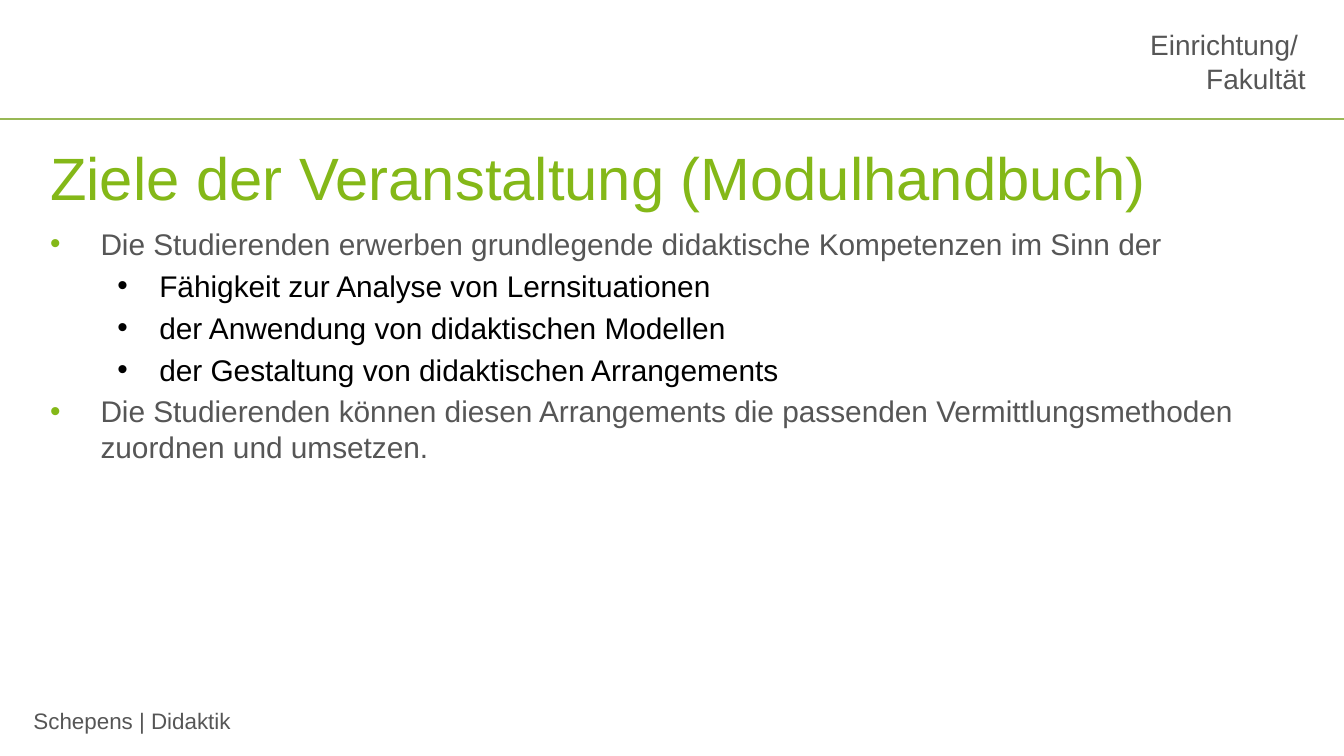
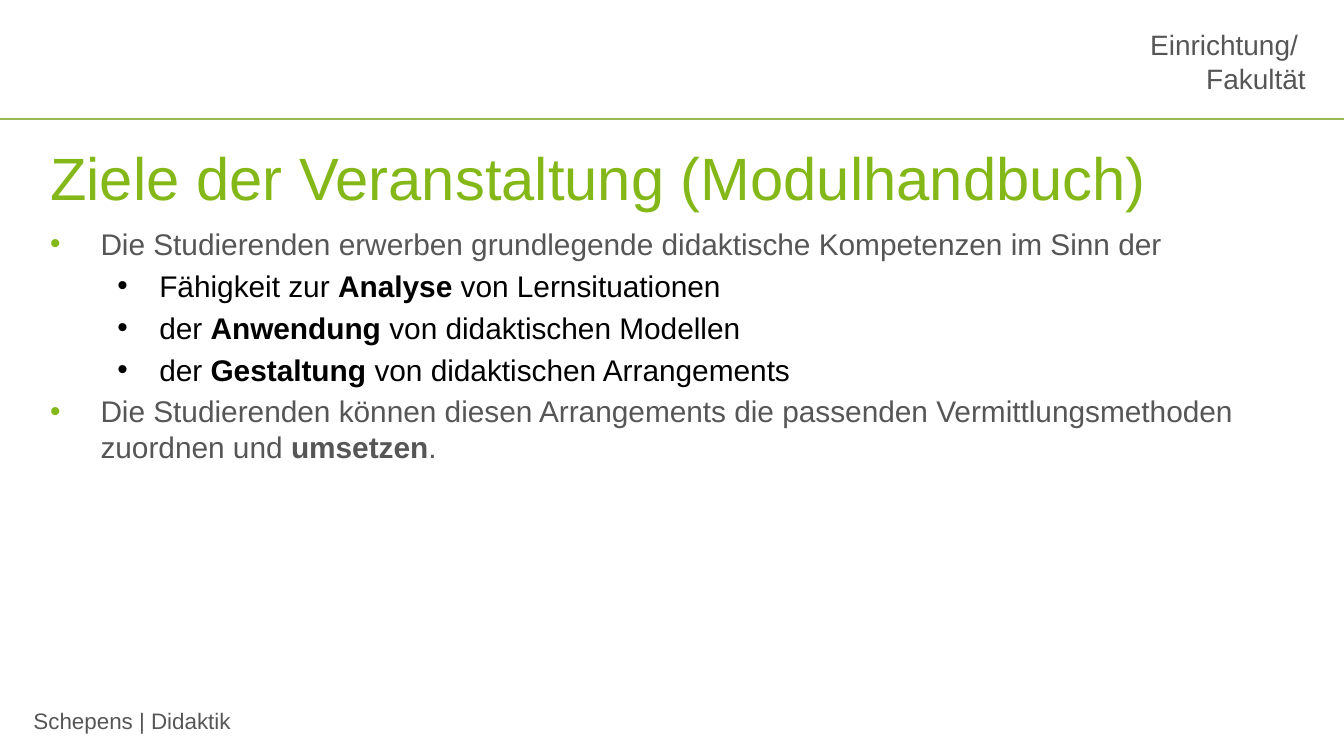
Before and after one commit to jobschepens/didakt22, a slide deck: slide 6 of folien/week1.pptx. Drawn at 1344x756 pixels with LibreOffice and Linux fonts; fonts in the diff are those of the drawing; background and template pictures are left out. Boxes give left, top, right and bottom in pixels: in the first picture for what was removed or moved away, otherwise in the second. Text is boxed around its words. In the diff, an @@ line names an element or a change of style, - is before the commit and + after.

```diff
--- a/folien/week1.pptx
+++ b/folien/week1.pptx
@@ text at (101, 275, 1232, 459): bold on in "Analyse", "Anwendung", "Gestaltung", "umsetzen." @@
```
Also in this commit, not shown: 11 other slides changed, 2 slides added, 1 slide removed, 1 other file.
